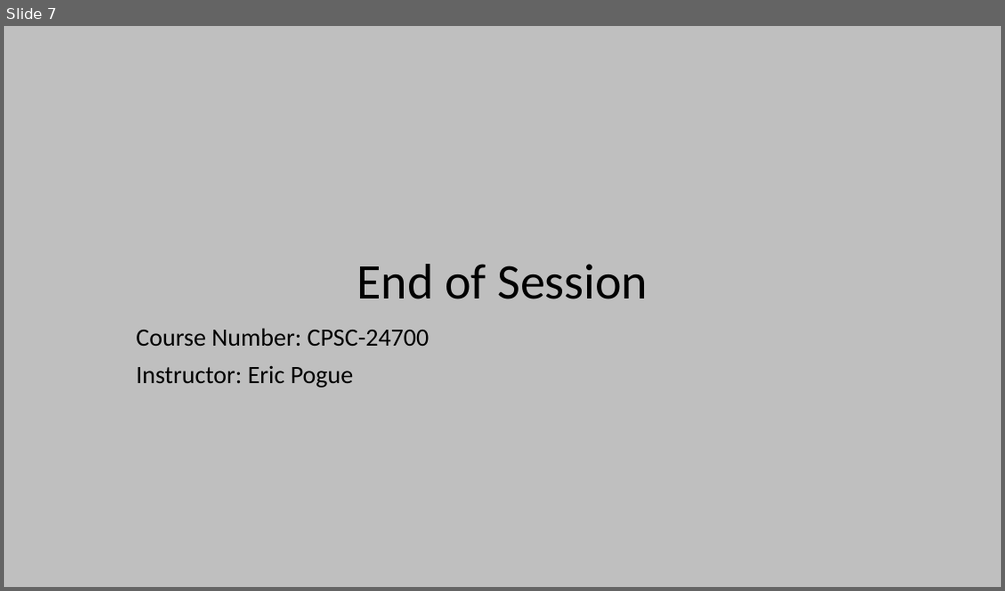
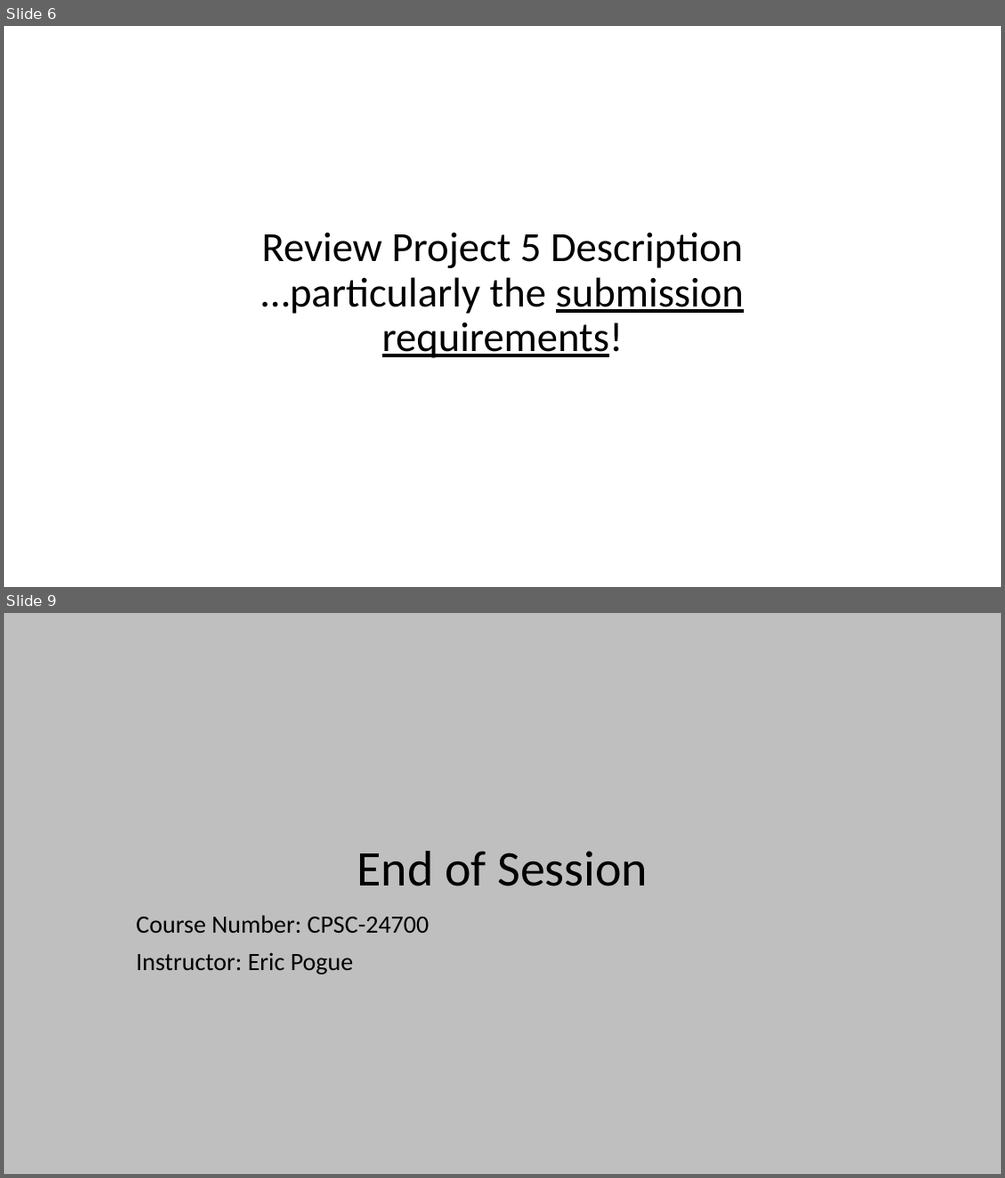
Before and after one commit to EricJPogue/www-epogue-info, a slide deck: CPSC-24700/Presentations/session-38.pptx. Shown one above the other, each under a label of ours: slide 7 before the commit, slides 6 and 9 after it; the slides between them are not shown. The pictures are 1005x591 and 1005x1178 pixels, drawn with LibreOffice and Linux fonts; fonts in the diff are those of the drawing. Boxes give left, top, right and bottom in pixels: in the first picture for what was removed or moved away, otherwise in the second. Text is boxed around its words. In the diff, an @@ line names an element or a change of style, - is before the commit and + after.

```diff
--- a/CPSC-24700/Presentations/session-38.pptx
+++ b/CPSC-24700/Presentations/session-38.pptx
@@ slide 6 added at (4, 26, 1001, 587), background #FFFFFF @@
@@ title added at (261, 232, 744, 358), 40 pt, text #000000 @@
+Review Project 5 Description
+…particularly the submission requirements!
@@ what was slide 7 is now slide 9 @@
```
Also in this commit, not shown: 2 slides changed, 1 other slide added, 1 other file.
